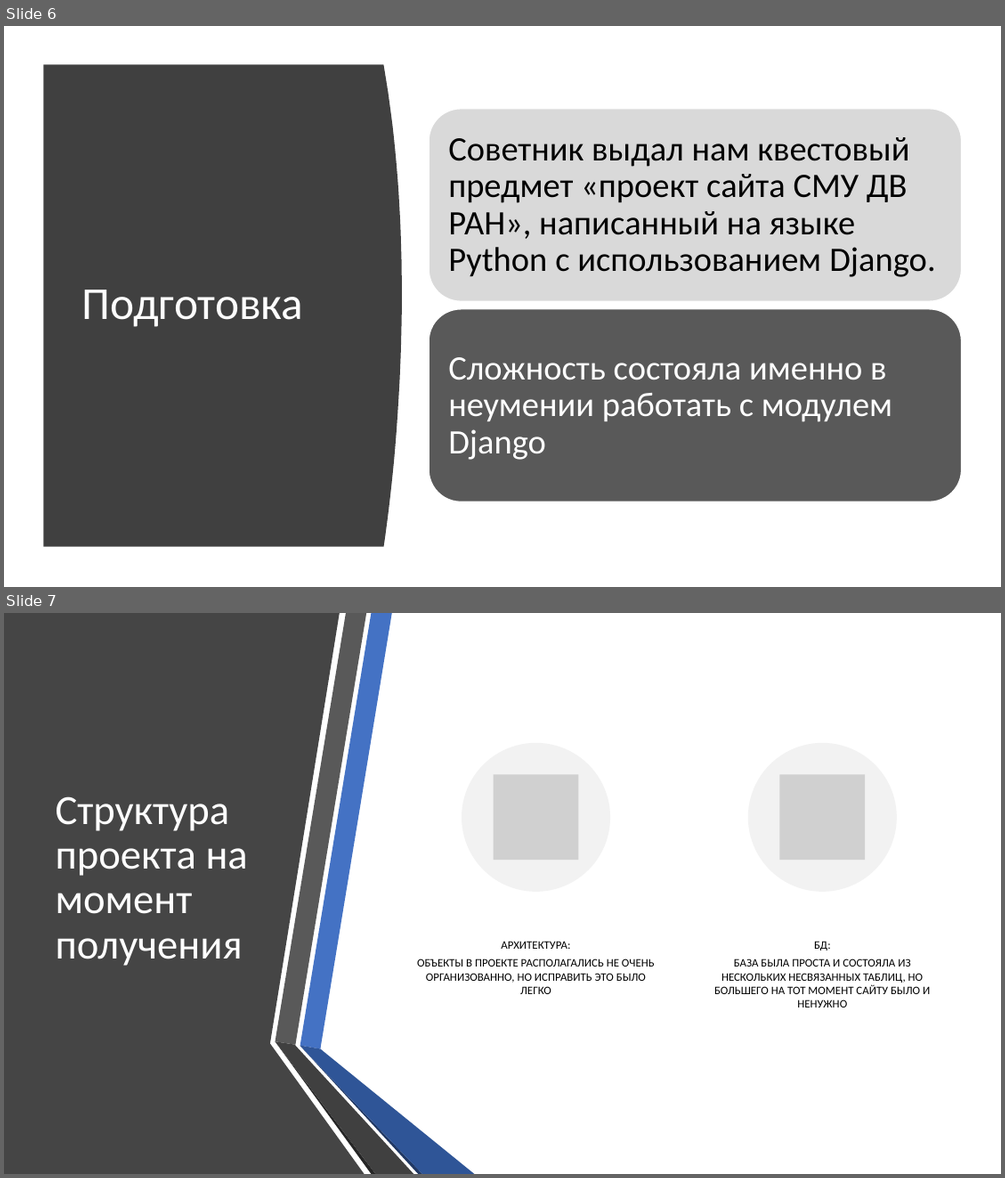
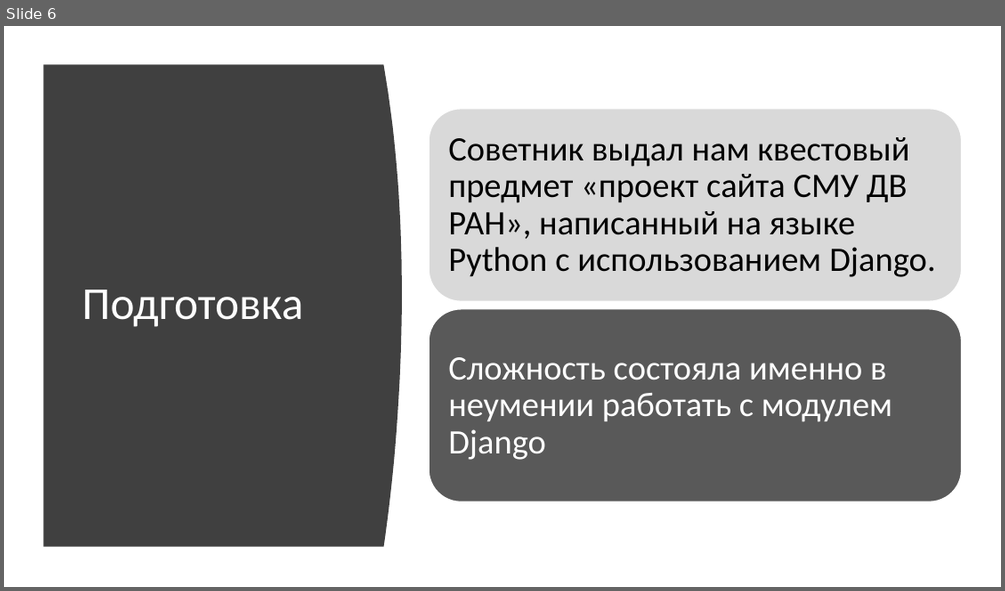
Before and after one commit to mirolyubovaalyona/SmuDvo, a slide deck: Презка для проiкта.pptx. Shown one above the other, each under a label of ours: slides 6 and 7 before the commit, slide 6 after it. The pictures are 1005x1178 and 1005x591 pixels, drawn with LibreOffice and Linux fonts; fonts in the diff are those of the drawing; grey boxes stand for pictures. Boxes give left, top, right and bottom in pixels: in the first picture for what was removed or moved away, otherwise in the second. Text is boxed around its words. In the diff, an @@ line names an element or a change of style, - is before the commit and + after.

```diff
--- a/Презка для проiкта.pptx
+++ b/Презка для проiкта.pptx
@@ slide 7 removed at (x1=4, y1=613, x2=1001, y2=1174), background #FFFFFF @@
@@ freeform shape removed at (x1=4, y1=613, x2=364, y2=1174) @@
@@ title removed at (x1=56, y1=796, x2=248, y2=965) @@
-Структура проекта на момент получения
@@ group removed at (x1=417, y1=743, x2=930, y2=1007): 2 ellipses, 2 pictures, 2 texts @@
-АРХИТЕКТУРА:
-ОБЪЕКТЫ В ПРОЕКТЕ РАСПОЛАГАЛИСЬ НЕ ОЧЕНЬ ОРГАНИЗОВАННО, НО ИСПРАВИТЬ ЭТО БЫЛО ЛЕГКО
-БД:
-БАЗА БЫЛА ПРОСТА И СОСТОЯЛА ИЗ НЕСКОЛЬКИХ НЕСВЯЗАННЫХ ТАБЛИЦ, НО БОЛЬШЕГО НА ТОТ МОМЕНТ САЙТУ БЫЛО И НЕНУЖНО
@@ group removed at (x1=275, y1=613, x2=474, y2=1174): 6 freeform shapes @@
```
Also in this commit, not shown: 2 slides changed, 1 slide added.
